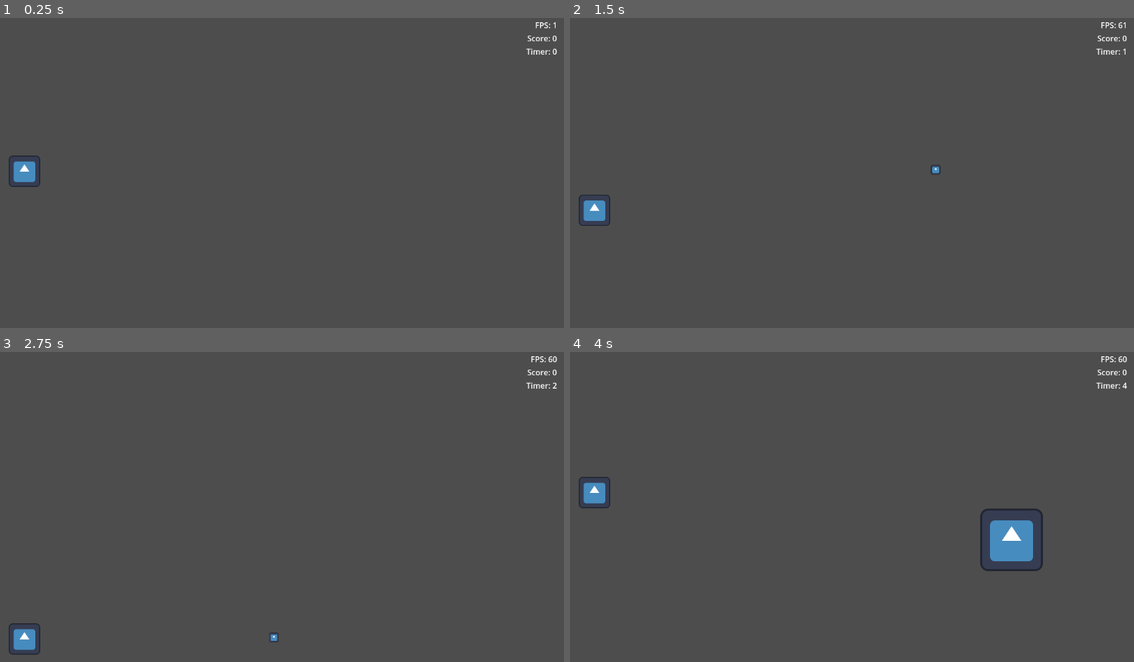
Above: before the commit, frames 1-4 (two rows, left to right).
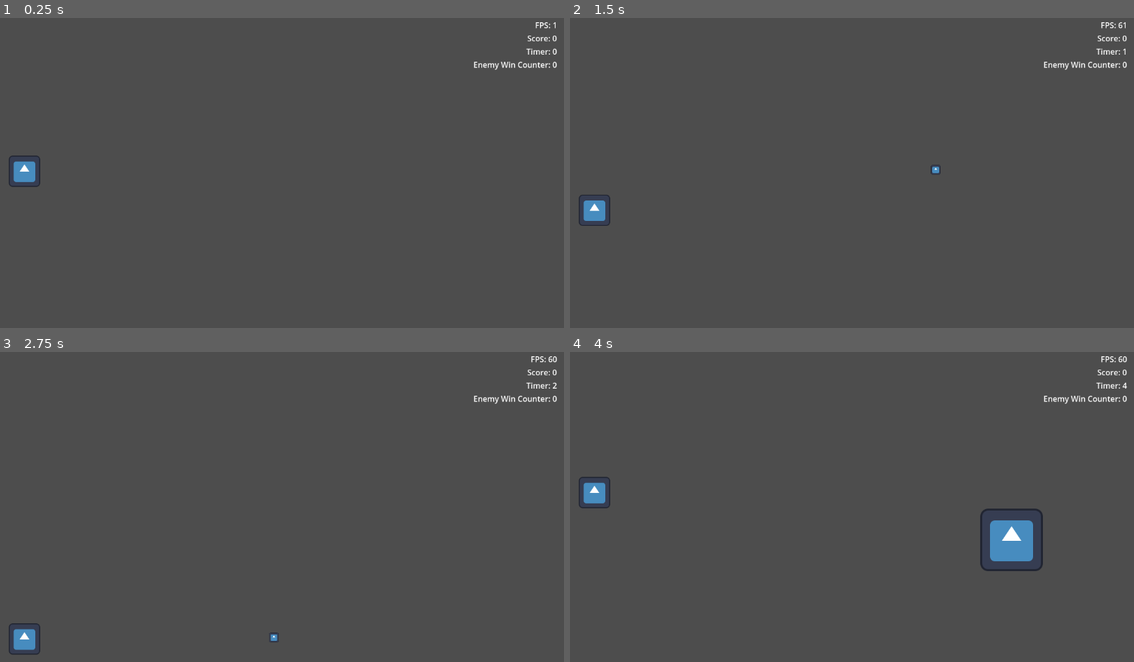
Above: after the commit, the same moments.

Repository: k1ng606/2dShooter
Game: Godot game, scene res://scenes/level.tscn
Two runs of this game, one before a commit and one after it. Both use one fixed random seed, a clock stepped at 60 frames per second and the inputs below. The engine's default icon, where the game draws it, is replaced by a stand-in: a white triangle on a blue panel in a dark square.
Inputs:
- Up to frame 1 (0.25 s): no input
- Up to frame 2 (1.5 s): tap Enter at 0.5 s; hold Right (right) 0.53-1.28 s; tap Space (shoot) at 0.6, 1.35 s; hold Down (down) from 1.28 s (still down)
- Up to frame 3 (2.75 s): release Down (down) at 2.03 s; hold Right (right) from 2.03 s (still down); tap Space (shoot) at 2.1 s
- Up to frame 4 (4 s): tap Space (shoot) at 2.75, 2.85, 3.6 s; release Right (right) at 2.78 s; hold Up (up) 2.78-3.53 s; hold Left (left) from 3.53 s (still down)

The runs differ from the first frame. In frame 1, 0.2% of the frame differs, in the area x 83-99%, y 14-17%; in frame 2, 0.2%; in frame 3, 0.2%; in frame 4, 0.2%.

Commit message:
added kill screen

Diff:
--- a/project.godot
+++ b/project.godot
@@ -14,6 +14,10 @@
 run/main_scene="res://scenes/level.tscn"
 config/features=PackedStringArray("4.2", "GL Compatibility")
 config/icon="res://assets/icon.svg"
+
+[autoload]
+
+Global="*res://scripts/global.gd"
 
 [input]
 
--- /dev/null
+++ b/scenes/kill_screen.tscn
@@ -0,0 +1,62 @@
+[gd_scene load_steps=2 format=3 uid="uid://txcgye3cv0qp"]
+
+[ext_resource type="Script" path="res://scripts/kill_screen.gd" id="1_qxdwv"]
+
+[node name="Control" type="Control"]
+layout_mode = 3
+anchors_preset = 15
+anchor_right = 1.0
+anchor_bottom = 1.0
+grow_horizontal = 2
+grow_vertical = 2
+script = ExtResource("1_qxdwv")
+
+[node name="VBoxContainer" type="VBoxContainer" parent="."]
+layout_mode = 1
+anchors_preset = 8
+anchor_left = 0.5
+anchor_top = 0.5
+anchor_right = 0.5
+anchor_bottom = 0.5
+offset_left = -102.5
+offset_top = -201.0
+offset_right = 102.5
+offset_bottom = -97.0
+grow_horizontal = 2
+grow_vertical = 2
+
+[node name="Label" type="Label" parent="VBoxContainer"]
+layout_mode = 2
+size_flags_horizontal = 4
+theme_override_font_sizes/font_size = 46
+text = "Game Over!"
+
+[node name="Time" type="Label" parent="VBoxContainer"]
+layout_mode = 2
+size_flags_horizontal = 4
+theme_override_font_sizes/font_size = 20
+text = "Time"
+horizontal_alignment = 2
+
+[node name="Score" type="Label" parent="VBoxContainer"]
+layout_mode = 2
+size_flags_horizontal = 4
+theme_override_font_sizes/font_size = 20
+text = "Score"
+horizontal_alignment = 2
+
+[node name="Label" type="Label" parent="."]
+layout_mode = 1
+anchors_preset = 8
+anchor_left = 0.5
+anchor_top = 0.5
+anchor_right = 0.5
+anchor_bottom = 0.5
+offset_left = -20.0
+offset_top = -11.5
+offset_right = 20.0
+offset_bottom = 11.5
+grow_horizontal = 2
+grow_vertical = 2
+theme_override_font_sizes/font_size = 30
+text = "Press 'Shoot' to play again."
--- a/scenes/level.tscn
+++ b/scenes/level.tscn
@@ -38,11 +38,17 @@
 text = "timerLabel"
 horizontal_alignment = 2
 
-[node name="level" type="Node2D" parent="." node_paths=PackedStringArray("fpsLabel", "scoreLabel", "timerLabel", "gameTimer", "enemySpawnTimer", "shootTimer")]
+[node name="enemyWinLabel" type="Label" parent="Control/VBoxContainer"]
+layout_mode = 2
+text = "enemyWinLabel"
+horizontal_alignment = 2
+
+[node name="level" type="Node2D" parent="." node_paths=PackedStringArray("fpsLabel", "scoreLabel", "timerLabel", "enemyWinLabel", "gameTimer", "enemySpawnTimer", "shootTimer")]
 script = ExtResource("1_owqvk")
 fpsLabel = NodePath("../Control/VBoxContainer/fpsLabel")
 scoreLabel = NodePath("../Control/VBoxContainer/scoreLabel")
 timerLabel = NodePath("../Control/VBoxContainer/timerLabel")
+enemyWinLabel = NodePath("../Control/VBoxContainer/enemyWinLabel")
 gameTimer = NodePath("gameTimer")
 enemySpawnTimer = NodePath("enemySpawnTimer")
 shootTimer = NodePath("shootTimer")
--- a/scripts/enemy.gd
+++ b/scripts/enemy.gd
@@ -1,6 +1,7 @@
 extends Area2D
 
 signal bullet_hit
+signal enemy_hit_goal
 var rng = RandomNumberGenerator.new()
 
 func _ready():
@@ -19,4 +20,5 @@
 	position.x -= 100 * delta * random_speed
 
 	if (position.x < -50):
+		enemy_hit_goal.emit()
 		queue_free()
--- /dev/null
+++ b/scripts/global.gd
@@ -0,0 +1,4 @@
+extends Node
+
+var score: int = 0
+var gameTime: int = 0
--- /dev/null
+++ b/scripts/kill_screen.gd
@@ -0,0 +1,14 @@
+extends Control
+
+
+# Called when the node enters the scene tree for the first time.
+func _ready():
+	$VBoxContainer/Time.text = "Timer: " + str(Global.gameTime)
+	$VBoxContainer/Score.text = "Score: " + str(Global.score)
+
+
+
+# Called every frame. 'delta' is the elapsed time since the previous frame.
+func _process(_delta):
+	if Input.is_action_just_pressed("shoot"):
+		get_tree().change_scene_to_file("res://scenes/level.tscn")
--- a/scripts/level.gd
+++ b/scripts/level.gd
@@ -7,6 +7,7 @@
 @export var fpsLabel: Label
 @export var scoreLabel: Label
 @export var timerLabel: Label
+@export var enemyWinLabel: Label
 
 @export var gameTimer: Timer
 @export var enemySpawnTimer: Timer
@@ -16,19 +17,25 @@
 
 var score: int = 0
 var gameTime: int = 0
+var enemyHitGoal: int = 0
 
 var rng = RandomNumberGenerator.new()
 
 func _process(_delta):
 	fpsLabel.text = "FPS: " + str(Engine.get_frames_per_second())
 
-func _ready():
+func setup():
 	scoreLabel.text = "Score: " + str(score)
 	timerLabel.text = "Timer: " + str(gameTime)
+	enemyWinLabel.text = "Enemy Win Counter: " + str(enemyHitGoal)
 	spawn_player_and_setup_player_signals()
 	enemySpawnTimer.timeout.connect(spawn_enemy)
 	gameTimer.timeout.connect(on_game_timer_timeout)
 	shootTimer.timeout.connect(on_shoot_timeout)
+
+
+func _ready():
+	setup()
 
 func on_shoot_timeout():
 	canShoot = true
@@ -44,7 +51,16 @@
 	enemyInstance.position.y = random_y
 	add_child(enemyInstance)
 	enemyInstance.bullet_hit.connect(on_bullet_hit)
+	enemyInstance.enemy_hit_goal.connect(on_enemy_hit_goal)
 	return enemyInstance
+
+func on_enemy_hit_goal():
+	enemyHitGoal = enemyHitGoal + 1
+	enemyWinLabel.text = "Enemy Win Counter: " + str(enemyHitGoal)
+	if (enemyHitGoal == 5):
+		Global.gameTime = gameTime
+		Global.score = score
+		get_tree().change_scene_to_file("res://scenes/kill_screen.tscn")
 
 func on_bullet_hit():
 	score = score + 1
